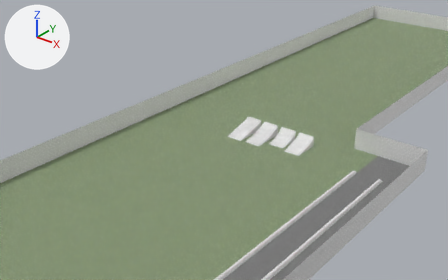
Before and after pictures for a commit that changed the Blender file media/trunk/tracks/emc2/emc2.blend.
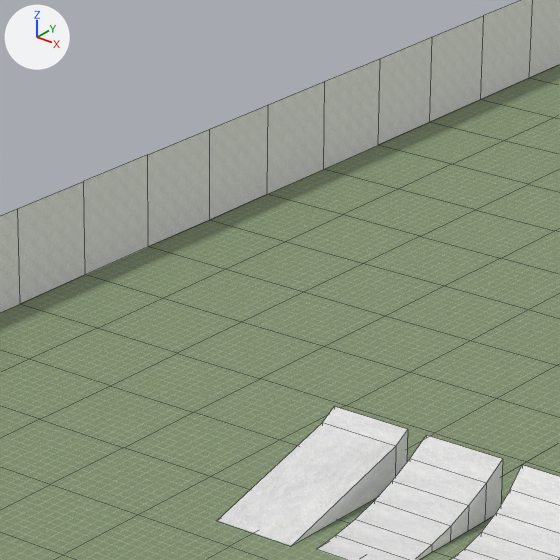
Each version appears first from a camera (50 mm lens) standing at (97.0, -19.3, 129.4) and looking at (-80.7, 202.8, -8.3), and next in a close-up on the part from 42% to 64% of the width and 16% to 51% of the height. Lighting does not change. The marker at upper left points along +X, +Y and +Z. The older version's two pictures come first. The close-ups show mesh edges as thin lines.

In view in the first close-up: 'JumpZone', 'LandingWall', 'Ramp30', 'Ramp30B', 'Ramp45B'.
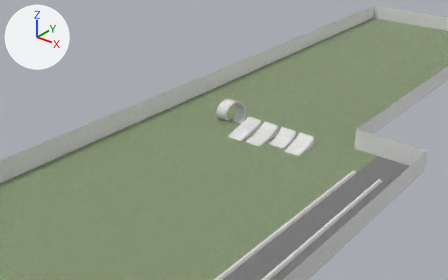
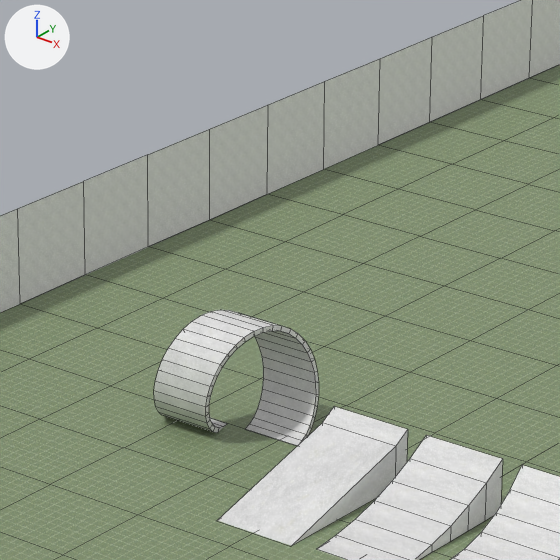
Where the change shows, as pixel boxes [x1, y1, x2, y2] in the close-ups (560 x 560 px):
'Loop', added: after [154, 310, 319, 446]

Diff of the bpy script that builds the scene:
```diff
--- a/media/trunk/tracks/emc2/emc2.blend.py
+++ b/media/trunk/tracks/emc2/emc2.blend.py
@@ me_loop @@
+me_loop.from_pydata(...)  # 132 vertices, 130 faces; spans x -7.0..7.0, y -5.5..5.5, z -0.5..10.5
+me_loop.materials.append(mat_cement_png)  # picture img_cement_png
@@ ob_loop @@
+ob_loop = bpy.data.objects.new('Loop', me_loop)
+ob_loop.location = (-82.0, 210.0, 0.0)
```
